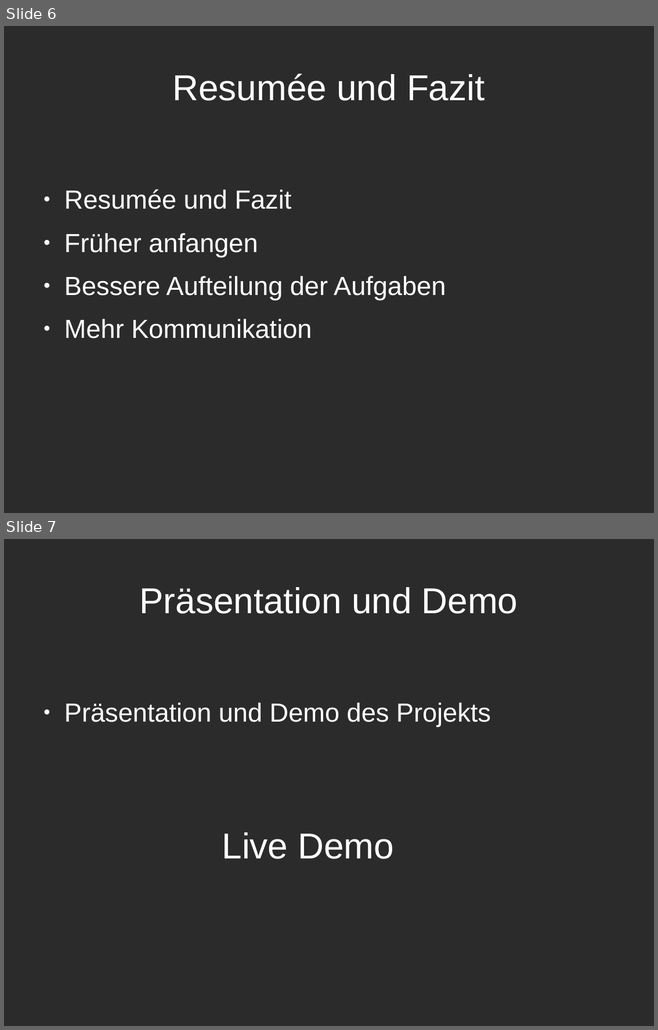
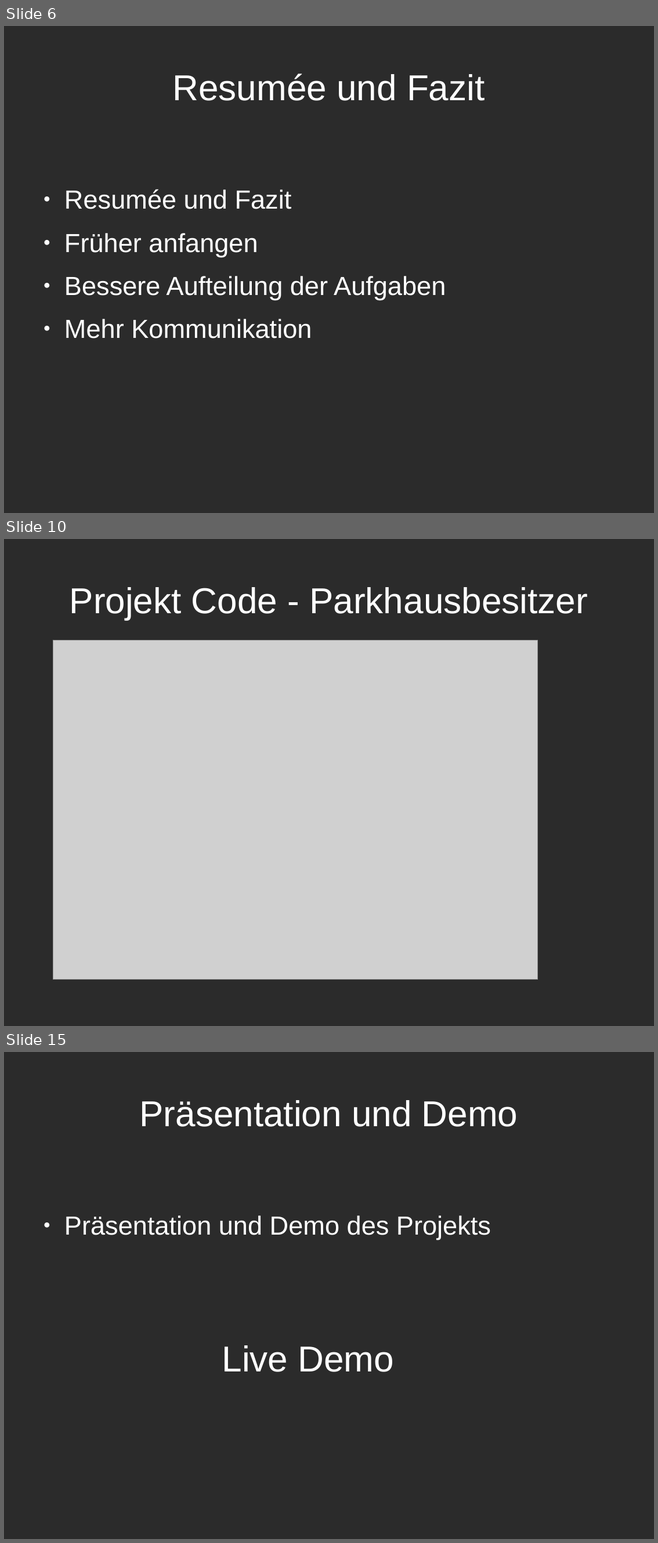
Before and after one commit to mksaf/EX-GSO-SE1, a slide deck: presentation.odp. Shown one above the other, each under a label of ours: slides 6 and 7 before the commit, slides 6, 10 and 15 after it; the slides between them are not shown. The pictures are 658x1030 and 658x1543 pixels, drawn with LibreOffice and Linux fonts; fonts in the diff are those of the drawing; grey boxes stand for pictures; background and template pictures are left out; a plain dark background stands for a picture behind light text. Boxes give left, top, right and bottom in pixels: in the first picture for what was removed or moved away, otherwise in the second. Text is boxed around its words. In the diff, an @@ line names an element or a change of style, - is before the commit and + after.

```diff
--- a/presentation.odp
+++ b/presentation.odp
@@ slide 10 added at [4,539,654,1026], background picture (left out) @@
@@ title added at [70,587,587,620], 44 pt, text #FFFFFF @@
+Projekt Code - Parkhausbesitzer
@@ picture added at [53,641,538,980] @@
@@ what was slide 7 is now slide 15 @@
```
Also in this commit, not shown: 7 other slides added.
